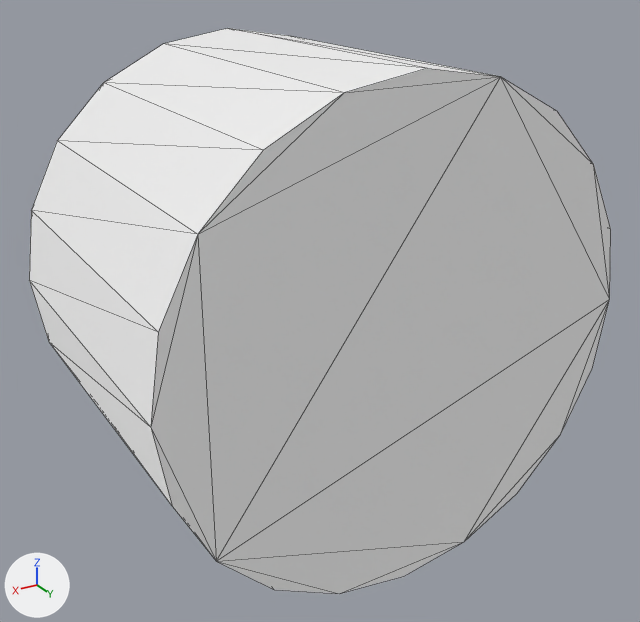
One commit to the glTF model exports/glb/Strap rivet/Strap rivet__n16.glb: the scene before it, then after it.
Rendered twice from a 50 mm lens placed at (-1.6651, 2.7356, 1.0634), pointed at (-1.7204, 2.6435, 1.0174). Every picture has the same lights, and +X, +Y and +Z are marked at lower left. The first picture is the older version. Mesh edges are drawn as thin lines. Where no turn or scale is listed for an object, it has been applied to the vertices.

The scene before the commit, as lines of its bpy script (objects in view):
```python
me_cylinder_095 = bpy.data.meshes.new('Cylinder.095')
me_cylinder_095.from_pydata(...)  # a 20-sided cylinder along y spanning x -0.031..0.031, y -0.0225..0.0225, z -0.031..0.031
me_cylinder_095.materials.append(mat_bronze___exposed_cast_edges)  # white #ffffff
ob_strap_rivet = bpy.data.objects.new('Strap rivet', me_cylinder_095)
ob_strap_rivet.location = (-1.72, 2.642, 1.02)
```
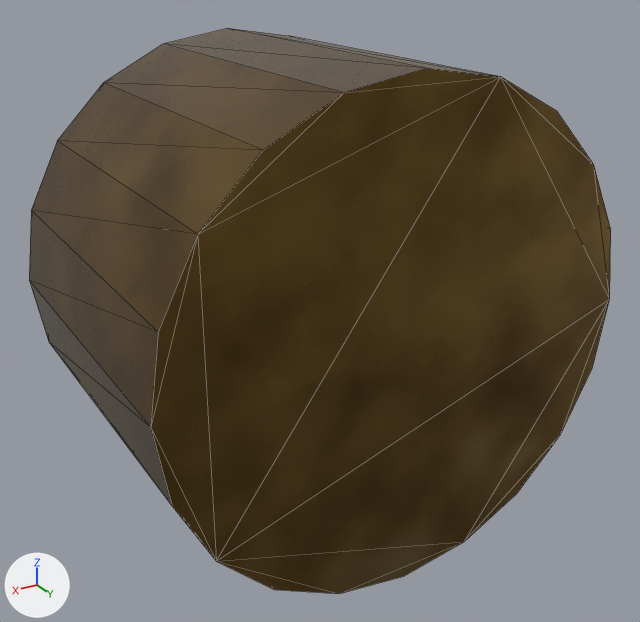
Where the change shows, as pixel boxes [x1, y1, x2, y2] in the pictures (640 x 622 px):
'Strap rivet', recoloured (white to brown): [29, 28, 611, 594] in both

Patch to the scene script:
```diff
--- a/exports/glb/Strap rivet/Strap rivet__n16.glb.py
+++ b/exports/glb/Strap rivet/Strap rivet__n16.glb.py
@@ img_bc_g10_s0_strap_rivet @@
+img_bc_g10_s0_strap_rivet = load_image('BC_g10_s0_Strap rivet', '_unpacked/BC_g10_s0_Strap_rivet', 256, 256, 'sRGB')
@@ img_orm_g10_s0_strap_rivet @@
+img_orm_g10_s0_strap_rivet = load_image('ORM_g10_s0_Strap rivet', '_unpacked/ORM_g10_s0_Strap_rivet', 256, 256, 'Non-Color')
@@ mat_baked_g10_s0_strap_rivet @@
+mat_baked_g10_s0_strap_rivet = bpy.data.materials.new('BAKED_g10_s0_Strap rivet')
+# uses the picture img_bc_g10_s0_strap_rivet
+# uses the picture img_orm_g10_s0_strap_rivet
@@ me_cylinder_095 @@
 me_cylinder_095.from_pydata(...)  # 40 vertices, 76 faces; spans x -0.031..0.031, y -0.0225..0.0225, z -0.031..0.031
-me_cylinder_095.materials.append(mat_bronze___exposed_cast_edges)  # white #ffffff
+me_cylinder_095.materials.append(mat_baked_g10_s0_strap_rivet)
```
